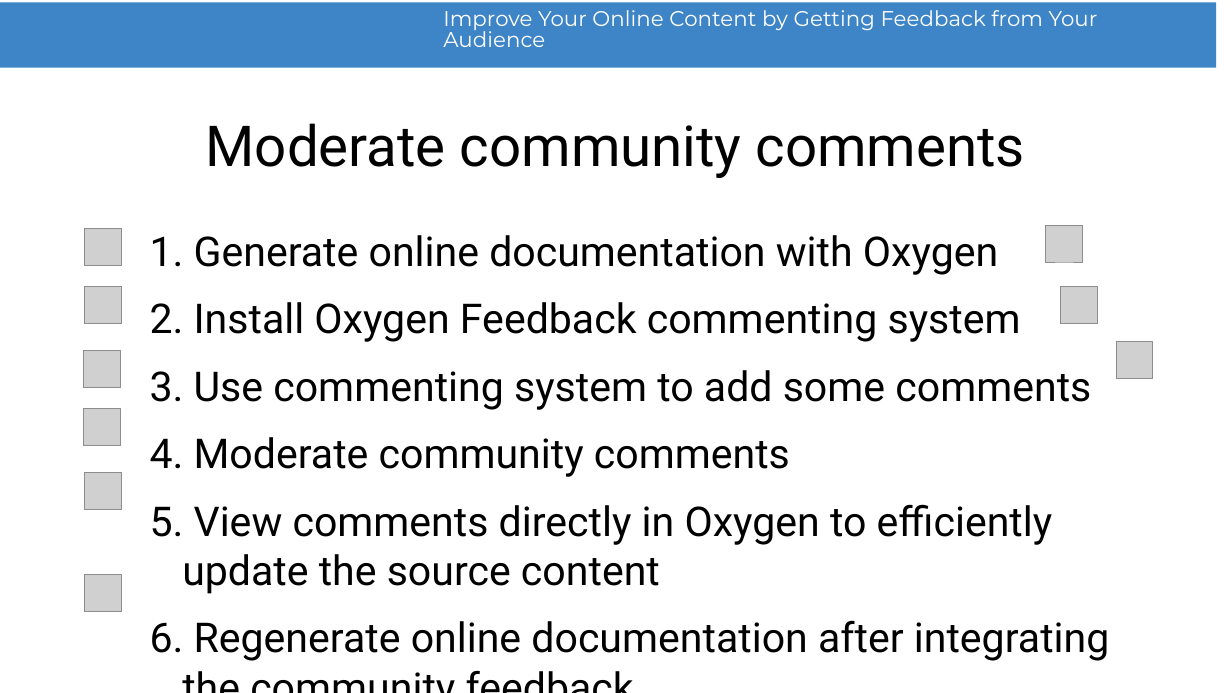
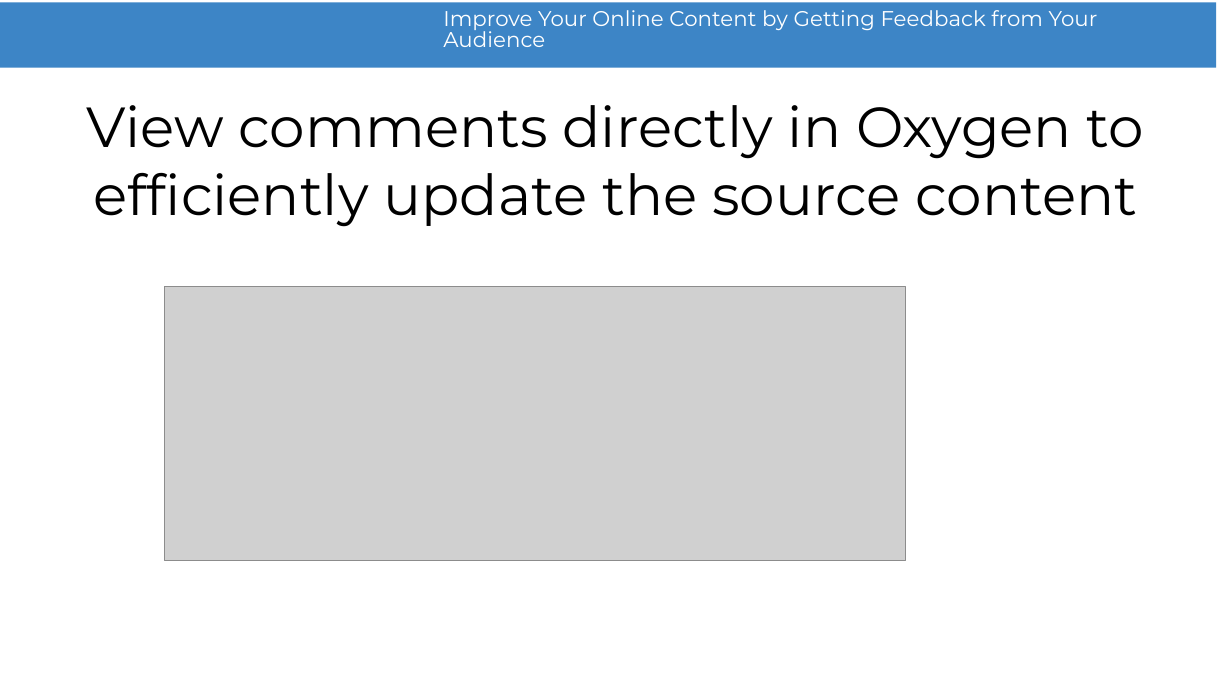
Before and after one commit to radu-pisoi/feedback-presentation, a slide deck: slide 19 of presentation/feedback-demo.odp (slide 24 before the commit). Drawn at 1232x693 pixels with LibreOffice and Linux fonts; fonts in the diff are those of the drawing; grey boxes stand for pictures; background and template pictures are left out. Boxes give left, top, right and bottom in pixels: in the first picture for what was removed or moved away, otherwise in the second. Text is boxed around its words. In the diff, an @@ line names an element or a change of style, - is before the commit and + after.

```diff
--- a/presentation/feedback-demo.odp
+++ b/presentation/feedback-demo.odp
@@ title added at bbox=[87, 105, 1144, 227], 44 pt, text #000000 @@
+View comments directly in Oxygen to efficiently update the source content
@@ title removed at bbox=[206, 123, 1025, 178] @@
-Moderate community comments
@@ text removed at bbox=[182, 235, 1109, 661] @@
-1. Generate online documentation with Oxygen
-2. Install Oxygen Feedback commenting system
-3. Use commenting system to add some comments
-4. Moderate community comments
-5. View comments directly in Oxygen to efficiently update the source content
-6. Regenerate online documentation after integrating the community feedback
@@ picture removed at bbox=[1046, 226, 1083, 262] @@
@@ picture removed at bbox=[85, 287, 122, 323] @@
@@ picture: place and size @@
-picture at bbox=[85, 229, 122, 266]
+picture at bbox=[165, 287, 906, 561]
@@ picture removed at bbox=[1061, 287, 1098, 323] @@
@@ picture removed at bbox=[83, 351, 120, 388] @@
@@ picture removed at bbox=[1116, 342, 1153, 379] @@
@@ picture removed at bbox=[83, 409, 120, 445] @@
@@ picture removed at bbox=[85, 472, 122, 509] @@
@@ picture removed at bbox=[85, 575, 122, 612] @@
```
Also in this commit, not shown: 7 other slides changed, 3 slides added, 10 slides removed, 1 other file.
